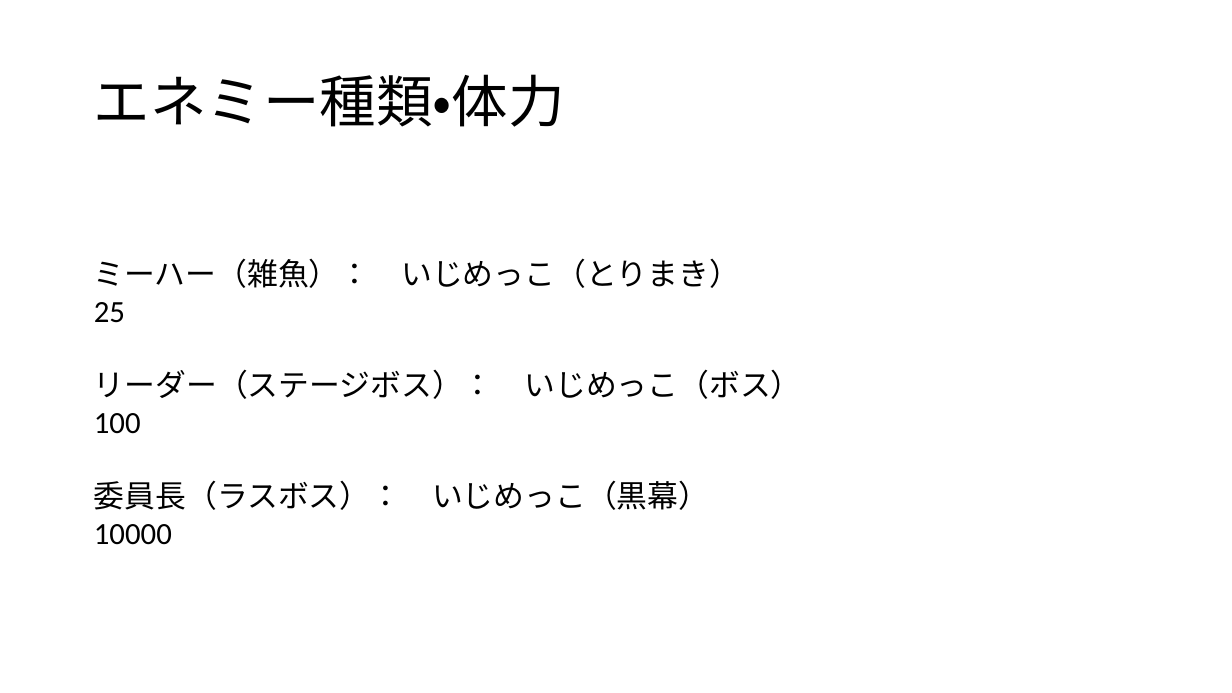
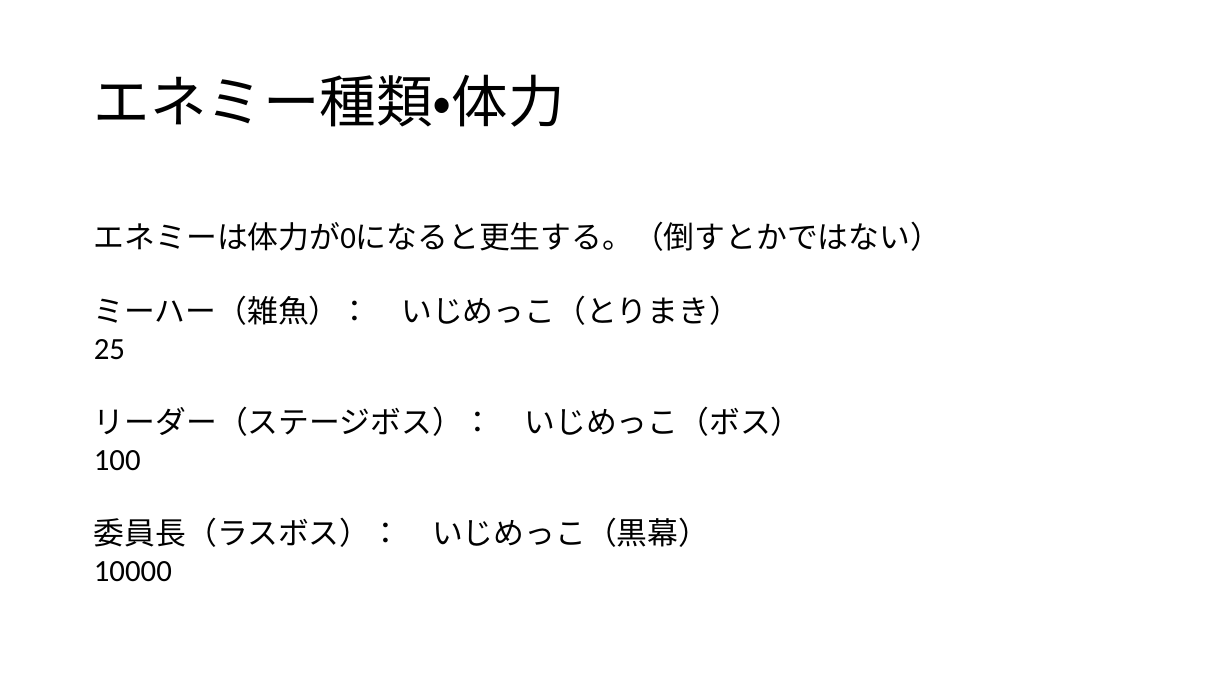
Before and after one commit to yuusei1113k/FatmanHerosTmp, a slide deck: slide 5 of システム詳細.pptx (slide 4 before the commit). Drawn at 1232x693 pixels with LibreOffice and Linux fonts; fonts in the diff are those of the drawing. Boxes give left, top, right and bottom in pixels: in the first picture for what was removed or moved away, otherwise in the second. Text is boxed around its words. In the diff, an @@ line names an element or a change of style, - is before the commit and + after.

```diff
--- a/システム詳細.pptx
+++ b/システム詳細.pptx
@@ text at (x1=94, y1=221, x2=941, y2=251): paragraph added @@
+エネミーは体力が0になると更生する。（倒すとかではない）
```
Also in this commit, not shown: 6 other slides changed, 7 slides added.
